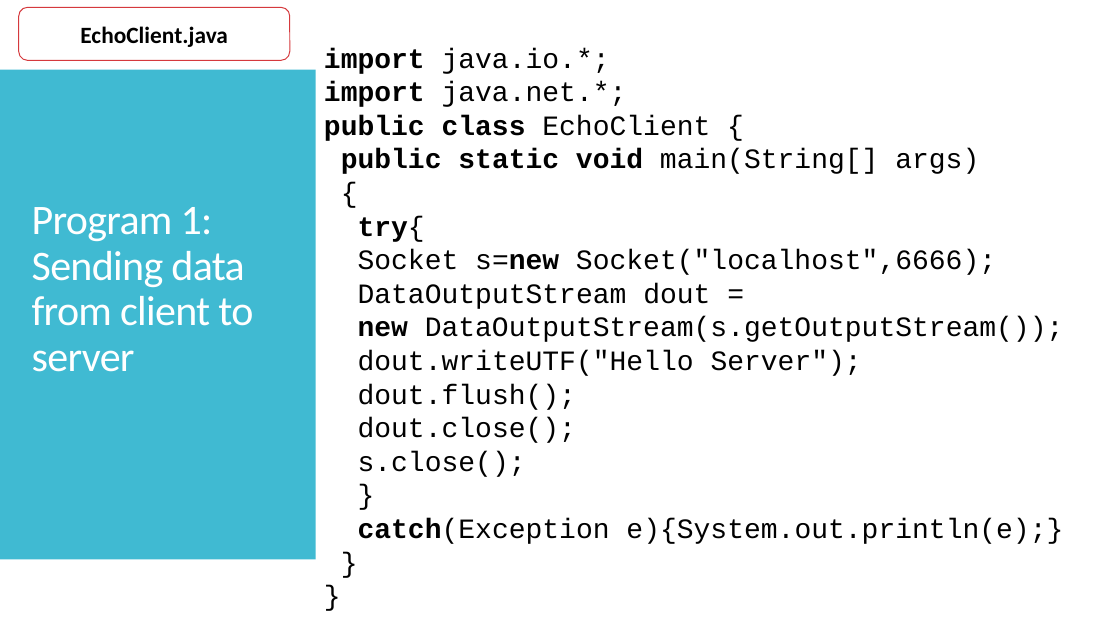
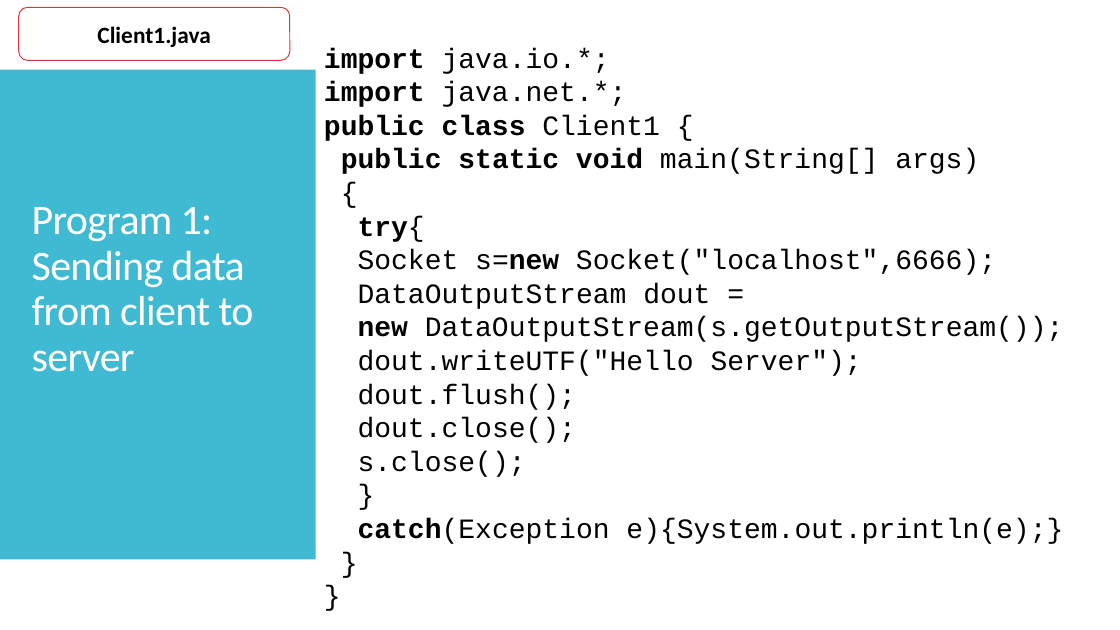
Before and after one commit to jrambasana/AJP2022-code, a slide deck: slide 46 of Slides/AJP - Unit 1 - Java Networking.pptx (slide 45 before the commit). Drawn at 1120x630 pixels with LibreOffice and Linux fonts; fonts in the diff are those of the drawing. Boxes give left, top, right and bottom in pixels: in the first picture for what was removed or moved away, otherwise in the second. Text is boxed around its words. In the diff, an @@ line names an element or a change of style, - is before the commit and + after.

```diff
--- a/Slides/AJP - Unit 1 - Java Networking.pptx
+++ b/Slides/AJP - Unit 1 - Java Networking.pptx
@@ text in rounded rectangle at (x1=97, y1=26, x2=210, y2=47): text changed @@
-EchoClient.java
+Client1.java
@@ text at (x1=324, y1=115, x2=660, y2=141): text changed @@
-public class EchoClient {
+public class Client1 {
```
Also in this commit, not shown: 3 other slides changed, 1 slide added, 10 other files.
